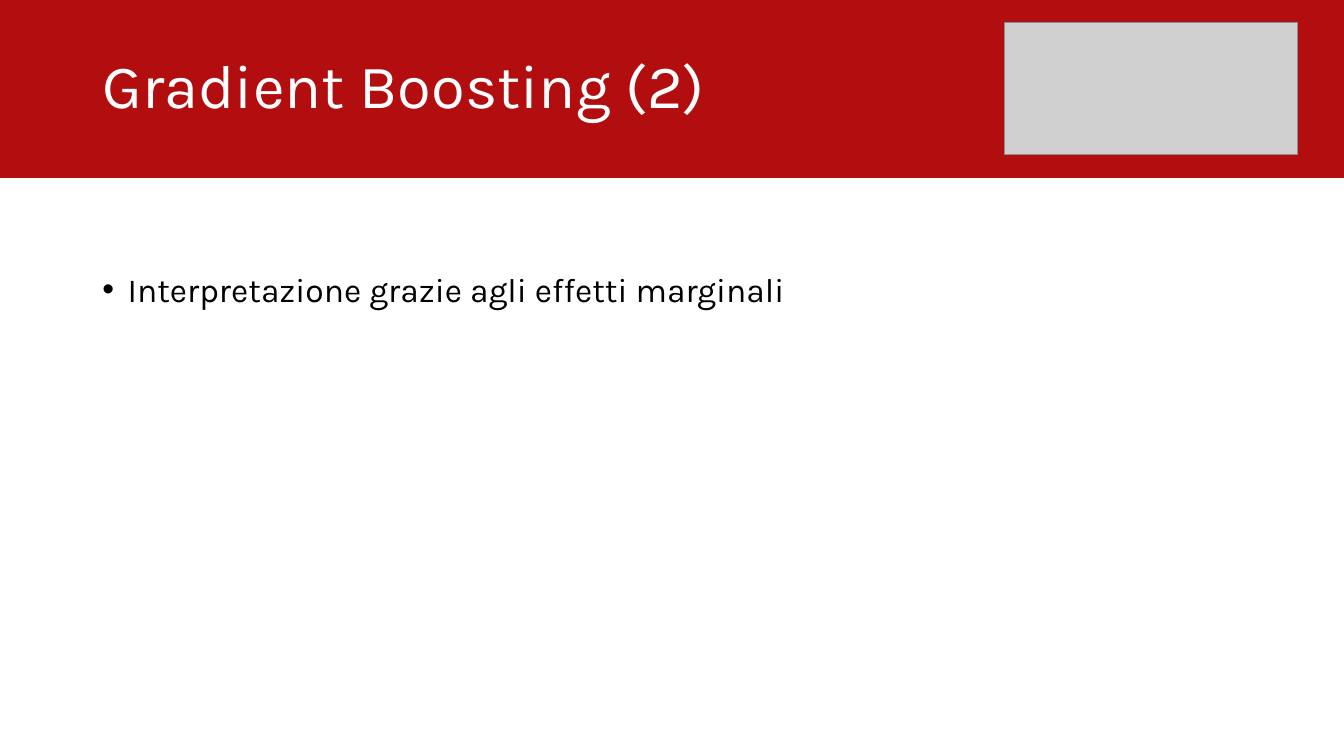
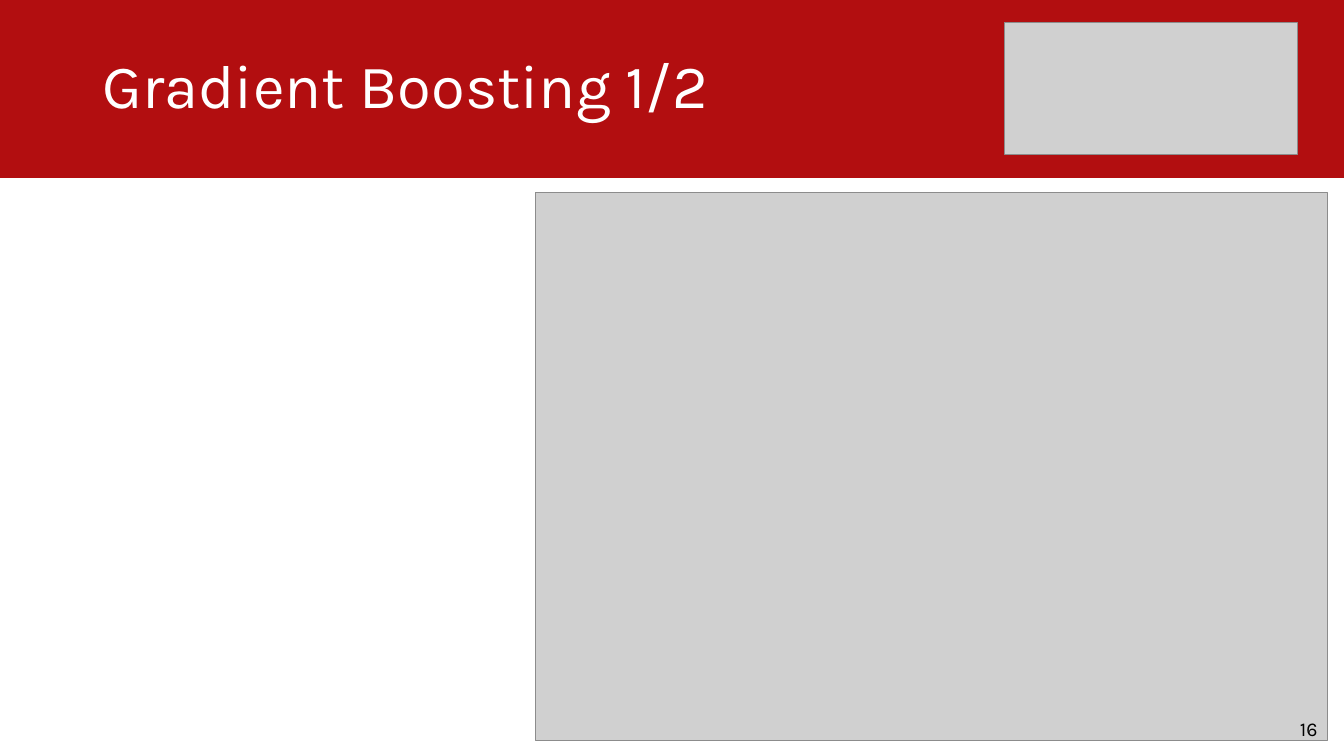
Before and after one commit to lucavarotto/vinted-scraper-and-business-analysis, a slide deck: slide 17 of Presentazione.pptx (slide 8 before the commit). Drawn at 1344x756 pixels with LibreOffice and Linux fonts; fonts in the diff are those of the drawing; grey boxes stand for pictures. Boxes give left, top, right and bottom in pixels: in the first picture for what was removed or moved away, otherwise in the second. Text is boxed around its words. In the diff, an @@ line names an element or a change of style, - is before the commit and + after.

```diff
--- a/Presentazione.pptx
+++ b/Presentazione.pptx
@@ title at (102,63,708,123): text changed @@
-Gradient Boosting (2)
+Gradient Boosting 1/2
@@ picture added at (536,193,1328,740) @@
@@ text removed at (128,279,785,310) @@
-• Interpretazione grazie agli effetti marginali
@@ text added at (1300,723,1318,742), 14 pt, text #000000 @@
+16
```
Also in this commit, not shown: 3 other slides changed, 36 slides added, 5 slides removed, 48 other files.
